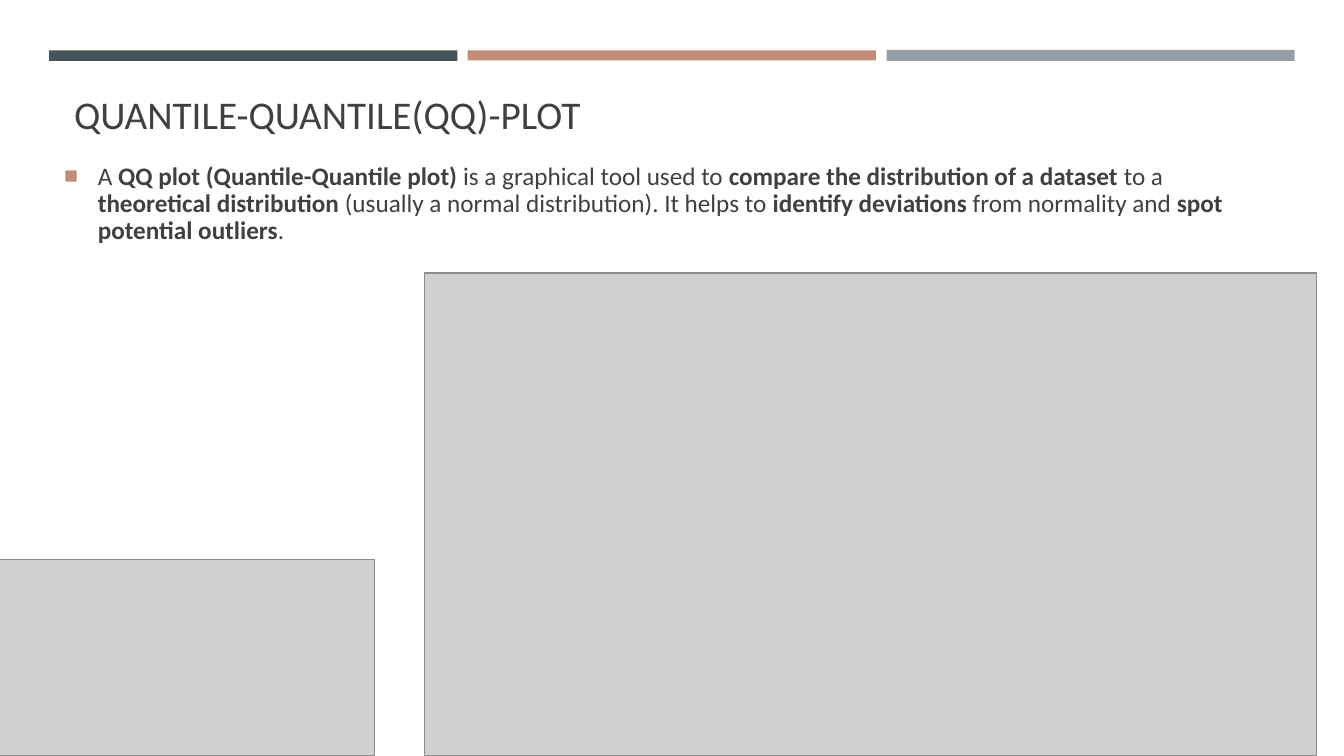
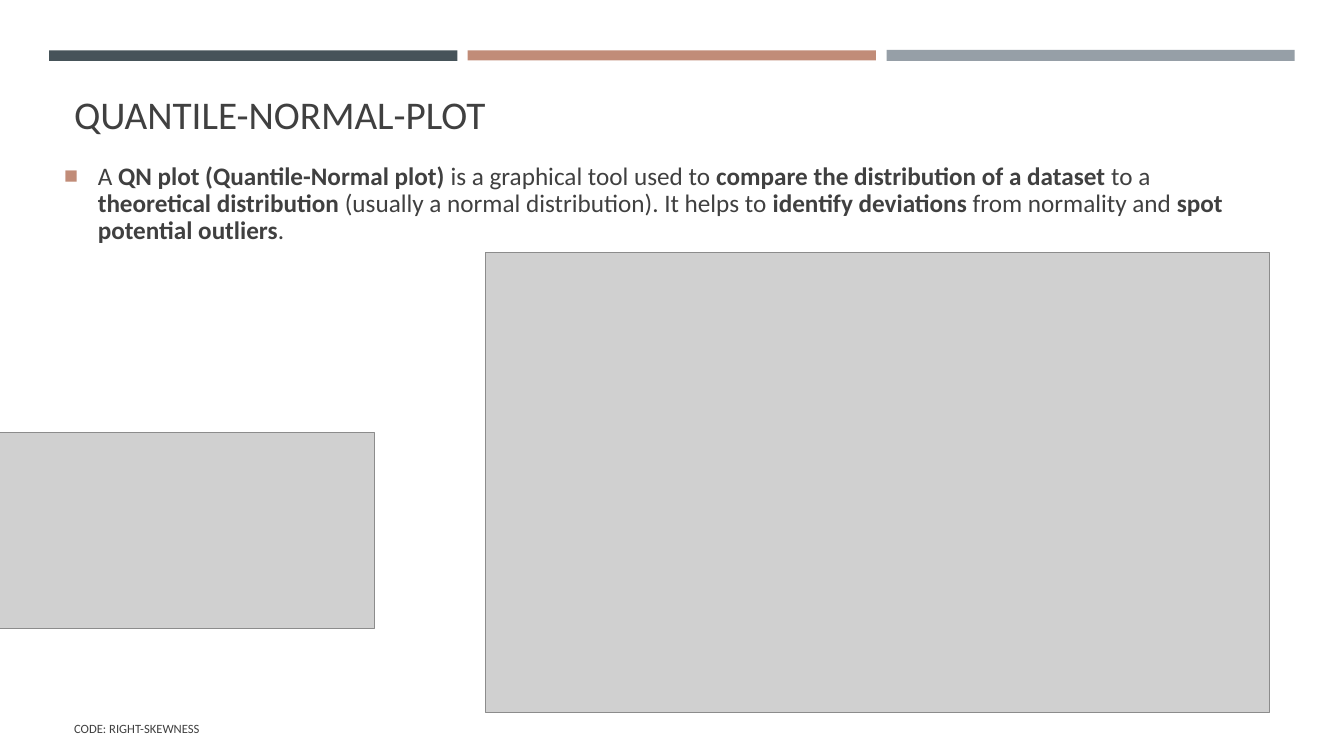
Before and after one commit to gisynw/geog-247, a slide deck: slide 20 of docs/Lectures/Week03/Week03_DataExploration.pptx. Drawn at 1344x756 pixels with LibreOffice and Linux fonts; fonts in the diff are those of the drawing; grey boxes stand for pictures. Boxes give left, top, right and bottom in pixels: in the first picture for what was removed or moved away, otherwise in the second. Text is boxed around its words. In the diff, an @@ line names an element or a change of style, - is before the commit and + after.

```diff
--- a/docs/Lectures/Week03/Week03_DataExploration.pptx
+++ b/docs/Lectures/Week03/Week03_DataExploration.pptx
@@ title at (x1=74, y1=103, x2=485, y2=134): text changed @@
-QUANTILE-QUANTILE(QQ)-PLOT
+QUANTILE-NORMAL-PLOT
@@ text at (x1=98, y1=166, x2=1223, y2=243): text changed @@
-■ A QQ plot (Quantile-Quantile plot) is a graphical tool used to compare the distribution of a dataset to a theoretical distribution (usually a normal distribution). It helps to identify deviations from normality and spot potential outliers.
+■ A QN plot (Quantile-Normal plot) is a graphical tool used to compare the distribution of a dataset to a theoretical distribution (usually a normal distribution). It helps to identify deviations from normality and spot potential outliers.
@@ picture resized from (x1=424, y1=273, x2=1317, y2=756) to (x1=486, y1=253, x2=1270, y2=713) @@
@@ picture moved from (x1=0, y1=560, x2=374, y2=756) to (x1=0, y1=433, x2=374, y2=629) @@
@@ text added at (x1=74, y1=725, x2=199, y2=733), 9 pt, text #404040 @@
+CODE: RIGHT-SKEWNESS
```
Also in this commit, not shown: 6 other slides changed, 1 slide added, 3 other files.
